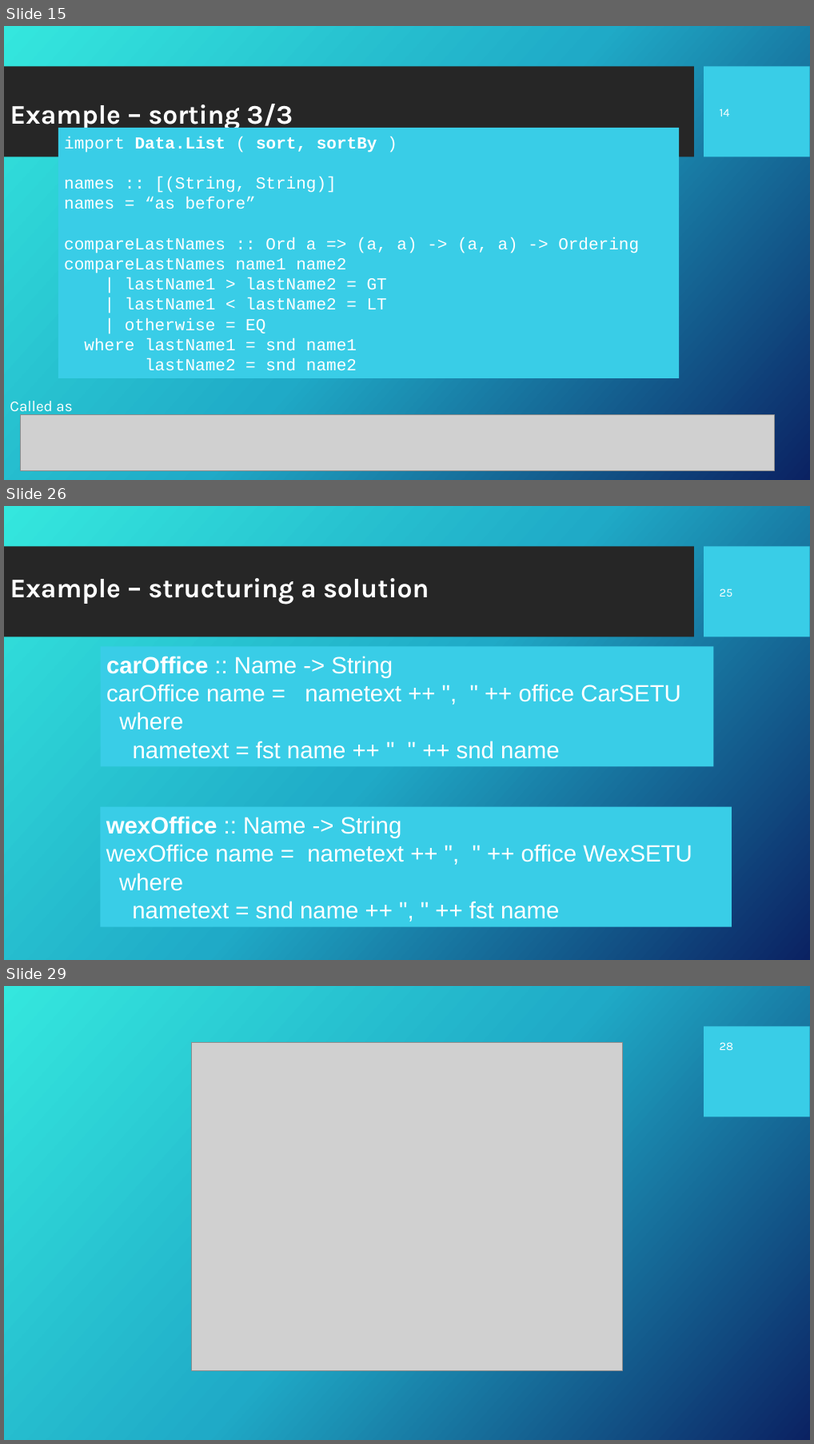
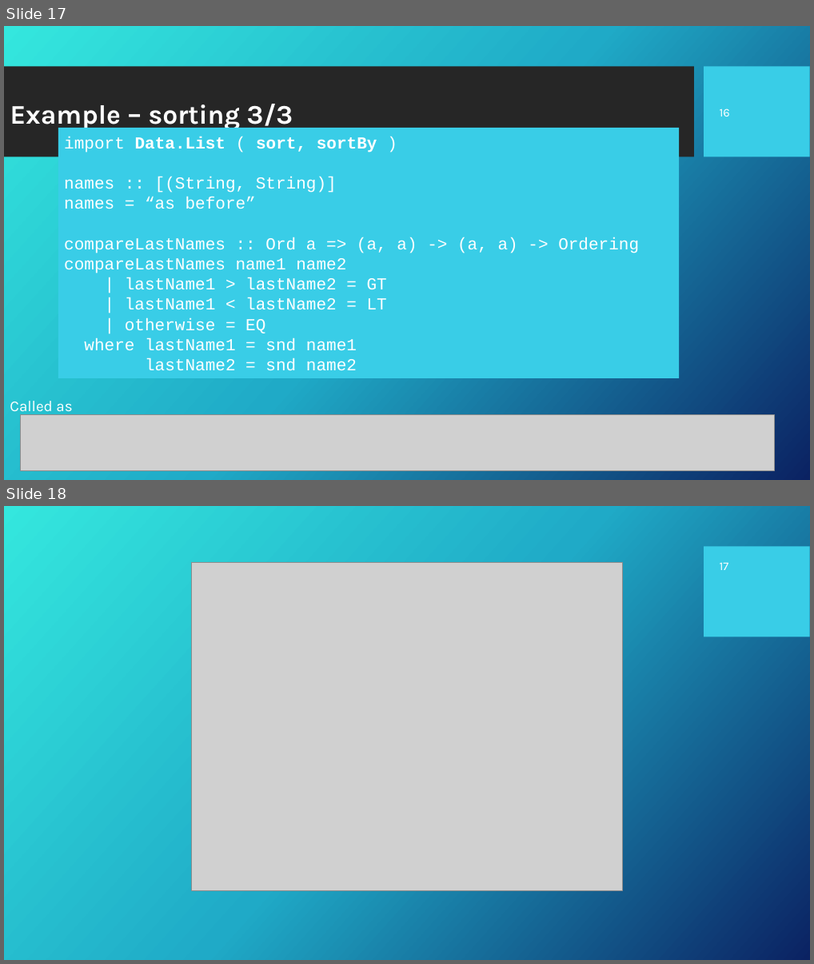
Before and after one commit to Fun-Prog-26/fun-prog-26, a slide deck: topic04-functions-and-lambda-calculus/unit-04a-lectures/wip/talk-3/c-first-class.pptx. Shown one above the other, each under a label of ours: slides 15, 26 and 29 before the commit, slides 17 and 18 after it; the slides between them are not shown. The pictures are 814x1444 and 814x964 pixels, drawn with LibreOffice and Linux fonts; fonts in the diff are those of the drawing; grey boxes stand for pictures; background and template pictures are left out. Boxes give left, top, right and bottom in pixels: in the first picture for what was removed or moved away, otherwise in the second. Text is boxed around its words. In the diff, an @@ line names an element or a change of style, - is before the commit and + after.

```diff
--- a/topic04-functions-and-lambda-calculus/unit-04a-lectures/wip/talk-3/c-first-class.pptx
+++ b/topic04-functions-and-lambda-calculus/unit-04a-lectures/wip/talk-3/c-first-class.pptx
@@ slide 26 removed at (4, 506, 810, 960), background picture (left out); not listed: 2 template elements that a slide beside it also shows @@
@@ text removed at (10, 578, 429, 604) @@
-Example – structuring a solution
@@ page number removed at (720, 588, 734, 596) @@
-25
@@ rectangle removed at (101, 646, 714, 767) @@
-carOffice :: Name -> String
-carOffice name = nametext ++ ", " ++ office CarSETU
-where
-nametext = fst name ++ " " ++ snd name
@@ rectangle removed at (100, 807, 732, 927) @@
-wexOffice :: Name -> String
-wexOffice name = nametext ++ ", " ++ office WexSETU
-where
-nametext = snd name ++ ", " ++ fst name
@@ what was slide 15 is now slide 17 @@
@@ page number at (720, 108, 730, 116): text changed @@
-14
+16
@@ what was slide 29 is now slide 18 @@
@@ page number at (720, 562, 730, 570): text changed @@
-28
+17
```
Also in this commit, not shown: 2 slides added, 12 other slides removed, 13 other files.
